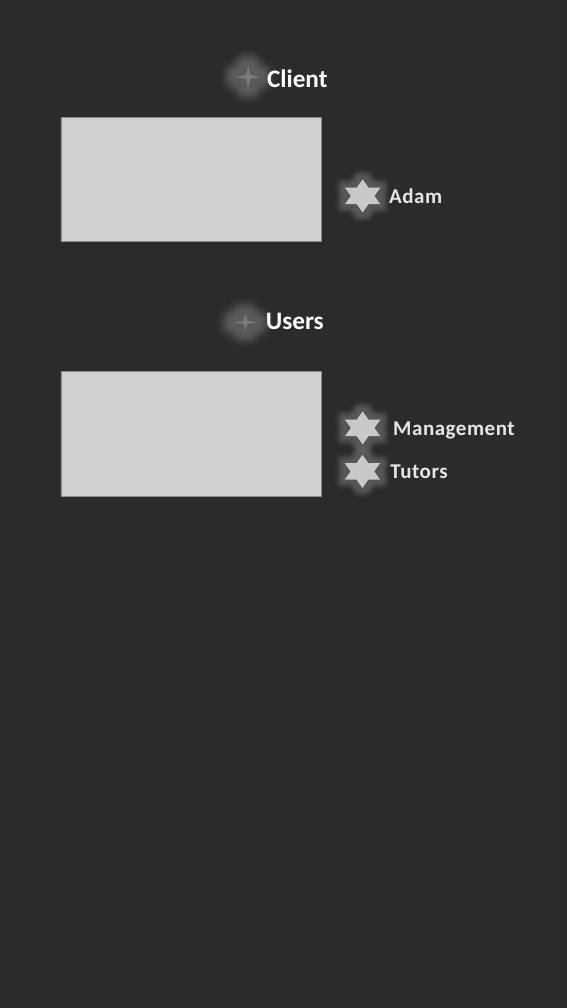
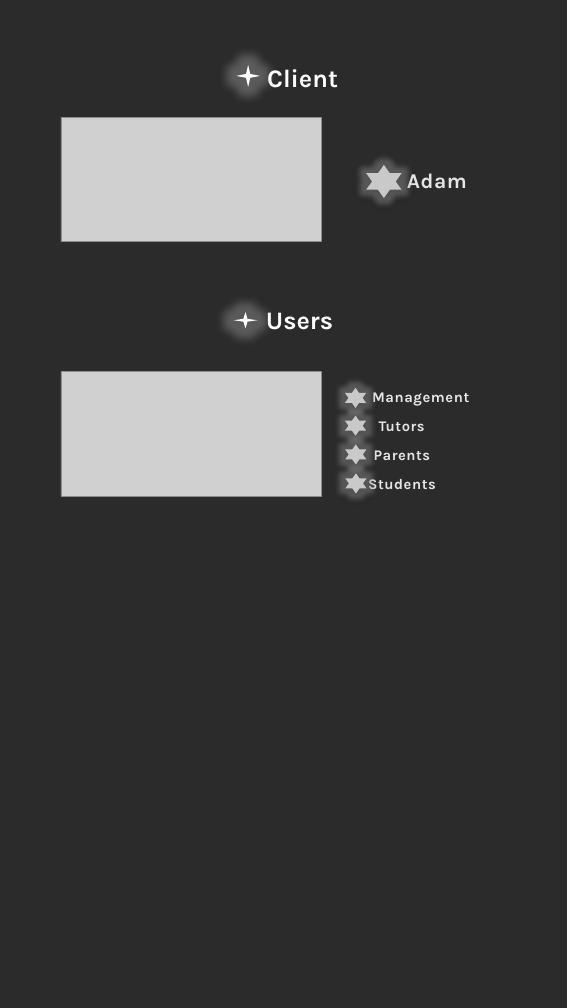
Before and after one commit to TeameXi/Thriving-Stones-Project, a slide deck: slide 11 of wiki/Wiki Template.pptx (slide 13 before the commit). Drawn at 567x1008 pixels with LibreOffice and Linux fonts; fonts in the diff are those of the drawing; grey boxes stand for pictures; background and template pictures are left out; a plain dark background stands for a picture behind light text. Boxes give left, top, right and bottom in pixels: in the first picture for what was removed or moved away, otherwise in the second. Text is boxed around its words. In the diff, an @@ line names an element or a change of style, - is before the commit and + after.

```diff
--- a/wiki/Wiki Template.pptx
+++ b/wiki/Wiki Template.pptx
@@ star at (x1=236, y1=65, x2=260, y2=87): fill #7C7C7C to #FFFFFF @@
@@ star moved from (x1=345, y1=179, x2=380, y2=212) to (x1=366, y1=165, x2=401, y2=198) @@
@@ font Calibri to Karla in 3 elements at (x1=267, y1=69, x2=338, y2=88), (x1=266, y1=312, x2=333, y2=330), (x1=407, y1=173, x2=467, y2=189) @@
@@ text "Adam" moved from (x1=389, y1=188, x2=442, y2=203) to (x1=407, y1=173, x2=467, y2=189) @@
@@ star at (x1=234, y1=312, x2=257, y2=329): fill #7C7C7C to #FFFFFF @@
@@ text "Management" at (x1=372, y1=392, x2=469, y2=406): size 20 to 14 pt, font Calibri to Karla @@
@@ text "Management" moved from (x1=393, y1=421, x2=515, y2=439) to (x1=372, y1=392, x2=469, y2=406) @@
@@ star resized from (x1=345, y1=411, x2=380, y2=445) to (x1=345, y1=388, x2=366, y2=408) @@
@@ star added at (x1=345, y1=416, x2=366, y2=436), fill #C9C9C9 @@
@@ text "Tutors" moved from (x1=390, y1=464, x2=447, y2=478) to (x1=379, y1=421, x2=425, y2=431) @@
@@ text "Tutors" at (x1=379, y1=421, x2=425, y2=431): size 20 to 14 pt, font Calibri to Karla @@
@@ star added at (x1=345, y1=445, x2=367, y2=465), fill #C9C9C9 @@
@@ star resized from (x1=345, y1=455, x2=380, y2=488) to (x1=345, y1=473, x2=367, y2=494) @@
@@ text added at (x1=368, y1=476, x2=436, y2=490), 14 pt, text #E7E6E6, bold @@
+Students
@@ text added at (x1=374, y1=450, x2=431, y2=460), 14 pt, text #E7E6E6, bold @@
+Parents
```
Also in this commit, not shown: 3 other slides changed, 2 slides removed.
